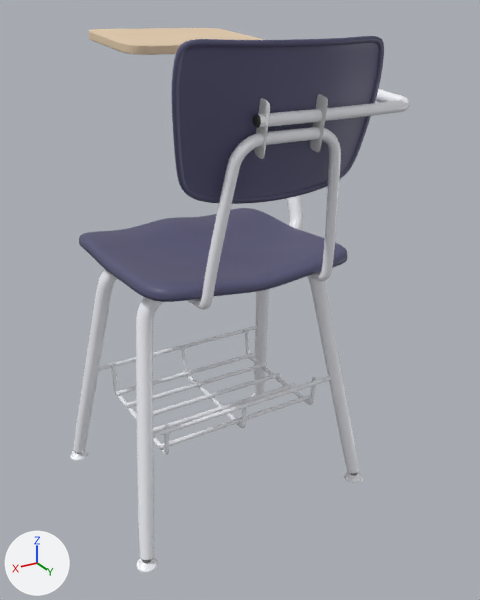
Renders of the FBX model Hololens Mixed Reality/Assets/3D Models/schooldesk.fbx from each side of a commit.
Before and after are seen from a camera (50 mm lens) standing at (0.521, 0.979, 0.838) and looking at (-0.09, -0.039, 0.329). Every picture has the same lights, and +X, +Y and +Z are marked at lower left. Where no turn or scale is listed for an object, it has been applied to the vertices.

The first picture shows 'Backrest', 'Brackets', 'DeskPipe', 'Desktop', 'Rack', 'Seat', 'SeatPipes'.
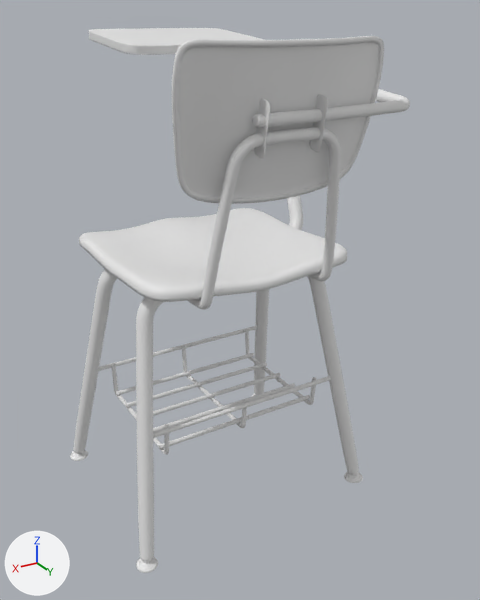
Changed parts and their boxes (x1, y1, x2, y2) in the pictures (480 x 600 px):
'Backrest', recoloured (blue to white)
    both: (172, 36, 384, 204)
'Seat', recoloured (blue to white)
    both: (79, 208, 347, 302)
'Desktop', recoloured (beige to white)
    both: (89, 28, 264, 55)

The change in detail:
Material 'Fiberglass' (mat_fiberglass) changes colour from dark blue #555475 to white #e7e7e7; in linear values from (0.0913, 0.0892, 0.179) to (0.8, 0.8, 0.8).
Material 'Plywood' (mat_plywood) changes colour from beige #e7ceaf to white #e7e7e7; in linear values from (0.8, 0.619, 0.427) to (0.8, 0.8, 0.8).
